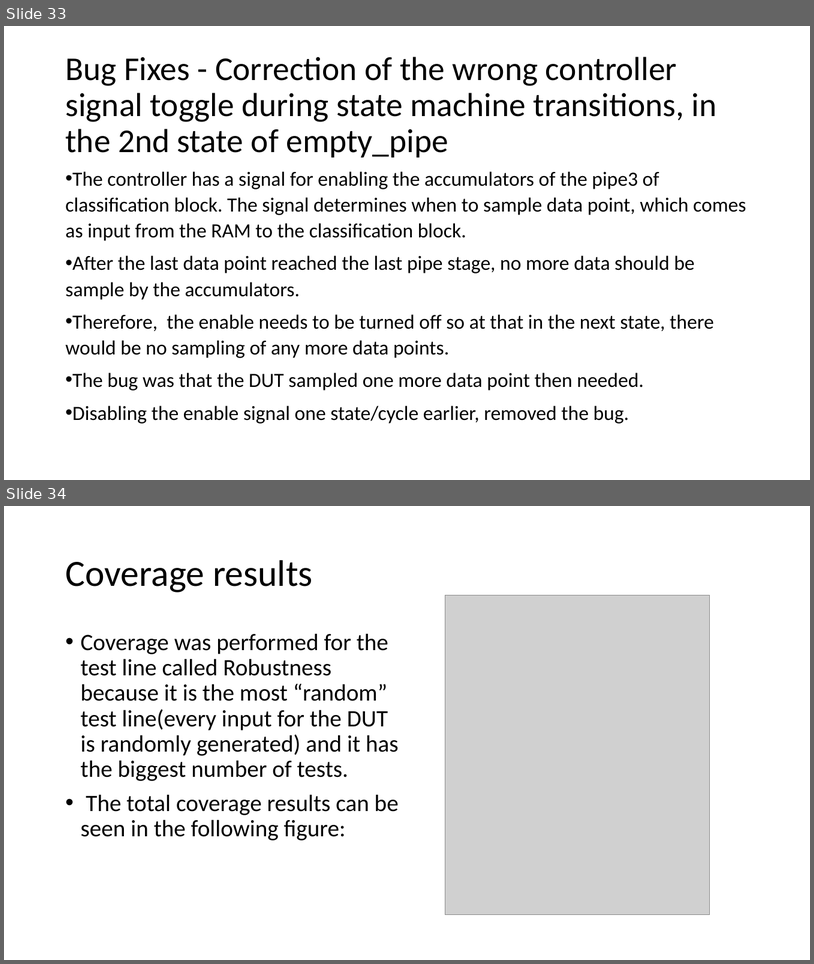
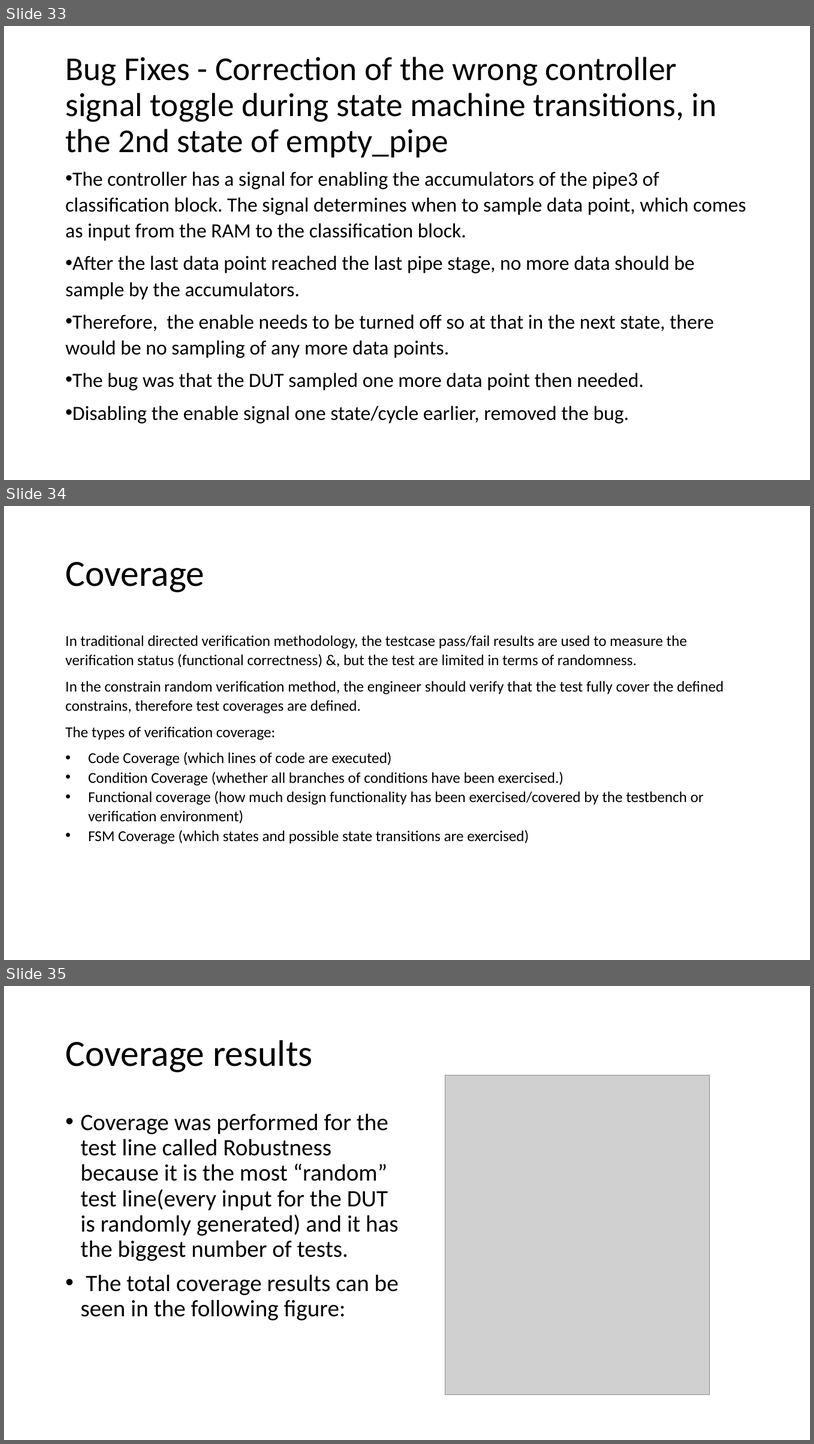
Before and after one commit to liotahuf/UVM_project, a slide deck: Final presentation 2.pptx. Shown one above the other, each under a label of ours: slides 33 and 34 before the commit, slides 33, 34 and 35 after it. The pictures are 814x964 and 814x1444 pixels, drawn with LibreOffice and Linux fonts; fonts in the diff are those of the drawing; grey boxes stand for pictures. Boxes give left, top, right and bottom in pixels: in the first picture for what was removed or moved away, otherwise in the second. Text is boxed around its words. In the diff, an @@ line names an element or a change of style, - is before the commit and + after.

Commit message:
little changes in final ptt 2

```diff
--- a/Final presentation 2.pptx
+++ b/Final presentation 2.pptx
@@ slide 34 added at box(4, 506, 810, 960), background #FFFFFF @@
@@ title added at box(65, 562, 204, 592), 44 pt, text #000000 @@
+Coverage
@@ text added at box(65, 635, 724, 844), 18 pt, text #000000 @@
+In traditional directed verification methodology, the testcase pass/fail results are used to measure the verification status (functional correctness) &, but the test are limited in terms of randomness.
+In the constrain random verification method, the engineer should verify that the test fully cover the defined constrains, therefore test coverages are defined.
+The types of verification coverage:
+• Code Coverage (which lines of code are executed)
+• Condition Coverage (whether all branches of conditions have been exercised.)
+• Functional coverage (how much design functionality has been exercised/covered by the testbench or verification environment)
+• FSM Coverage (which states and possible state transitions are exercised)
@@ what was slide 34 is now slide 35 @@
```
Also in this commit, not shown: 1 other slide added.
